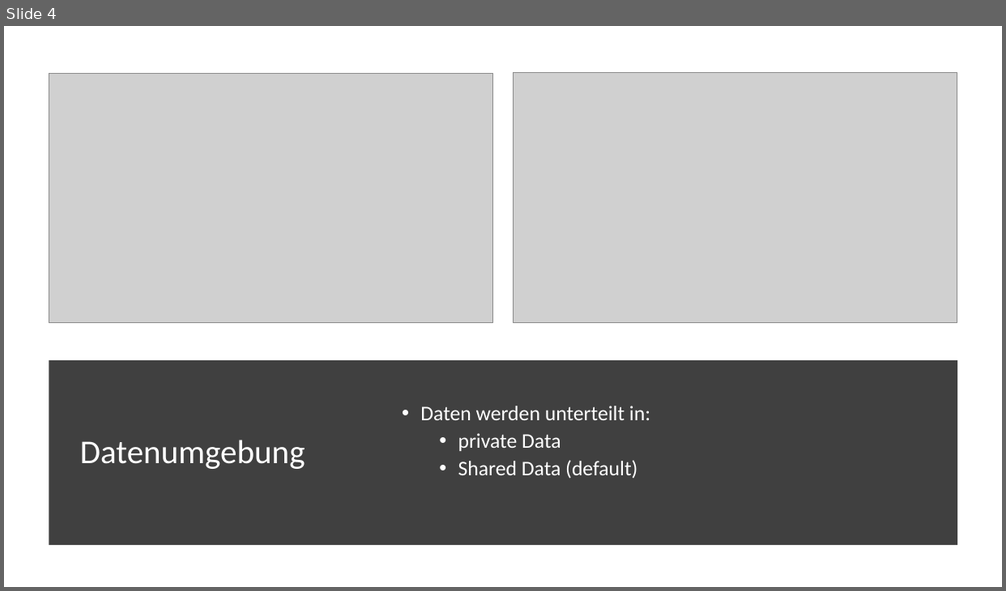
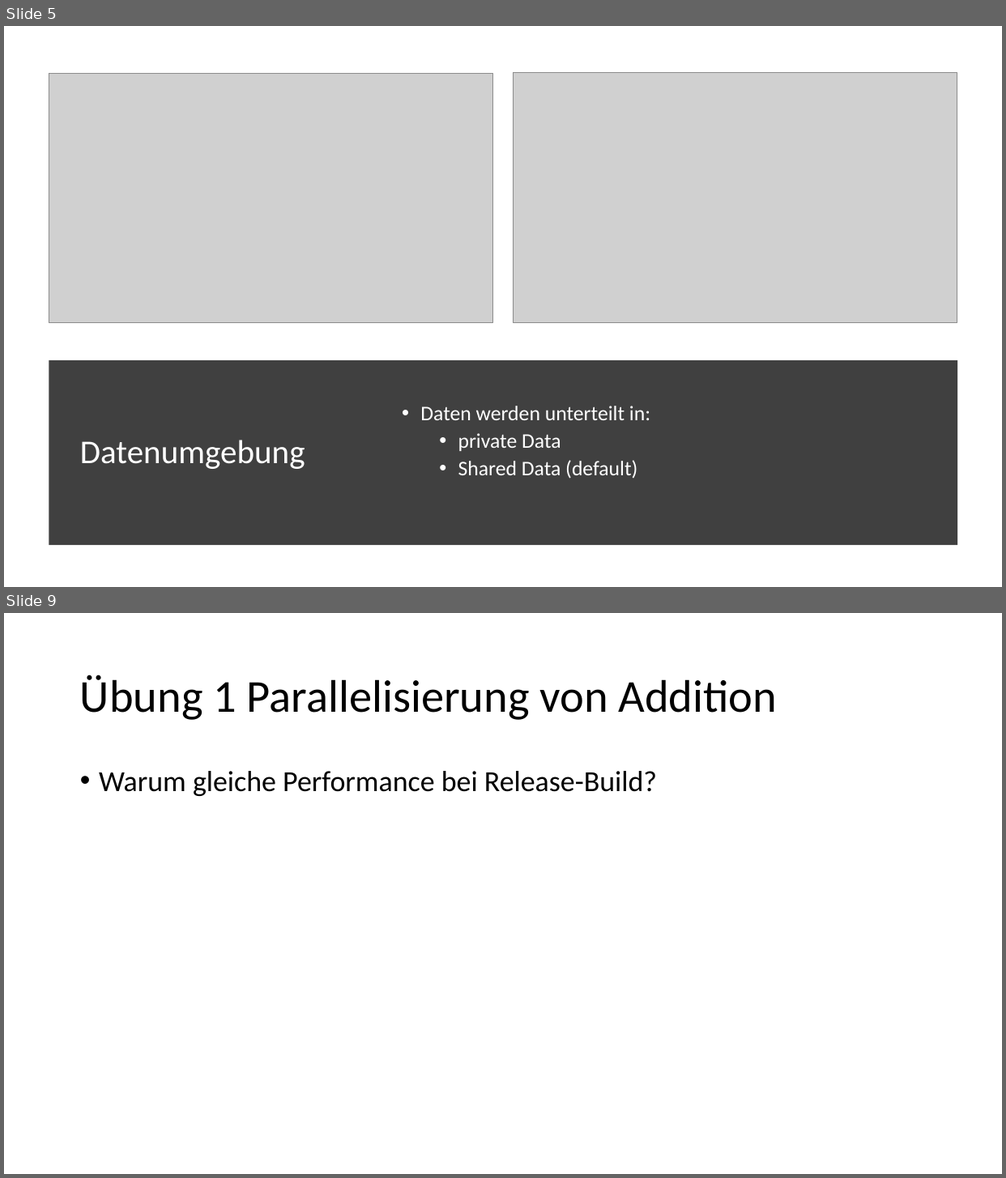
Before and after one commit to dyeske61283/ASE_OpenMP, a slide deck: OpenMP_Folien.pptx. Shown one above the other, each under a label of ours: slide 4 before the commit, slides 5 and 9 after it; the slides between them are not shown. The pictures are 1006x591 and 1006x1178 pixels, drawn with LibreOffice and Linux fonts; fonts in the diff are those of the drawing; grey boxes stand for pictures. Boxes give left, top, right and bottom in pixels: in the first picture for what was removed or moved away, otherwise in the second. Text is boxed around its words. In the diff, an @@ line names an element or a change of style, - is before the commit and + after.

Commit message:
Übungsblatt, präsi

```diff
--- a/OpenMP_Folien.pptx
+++ b/OpenMP_Folien.pptx
@@ slide 9 added at (4,613,1002,1174), background #FFFFFF @@
@@ title added at (80,675,778,720), 44 pt, text #000000 @@
+Übung 1 Parallelisierung von Addition
@@ text added at (99,771,657,796), 28 pt, text #000000 @@
+• Warum gleiche Performance bei Release-Build?
@@ what was slide 4 is now slide 5 @@
```
Also in this commit, not shown: 6 other slides added, 4 other files.
